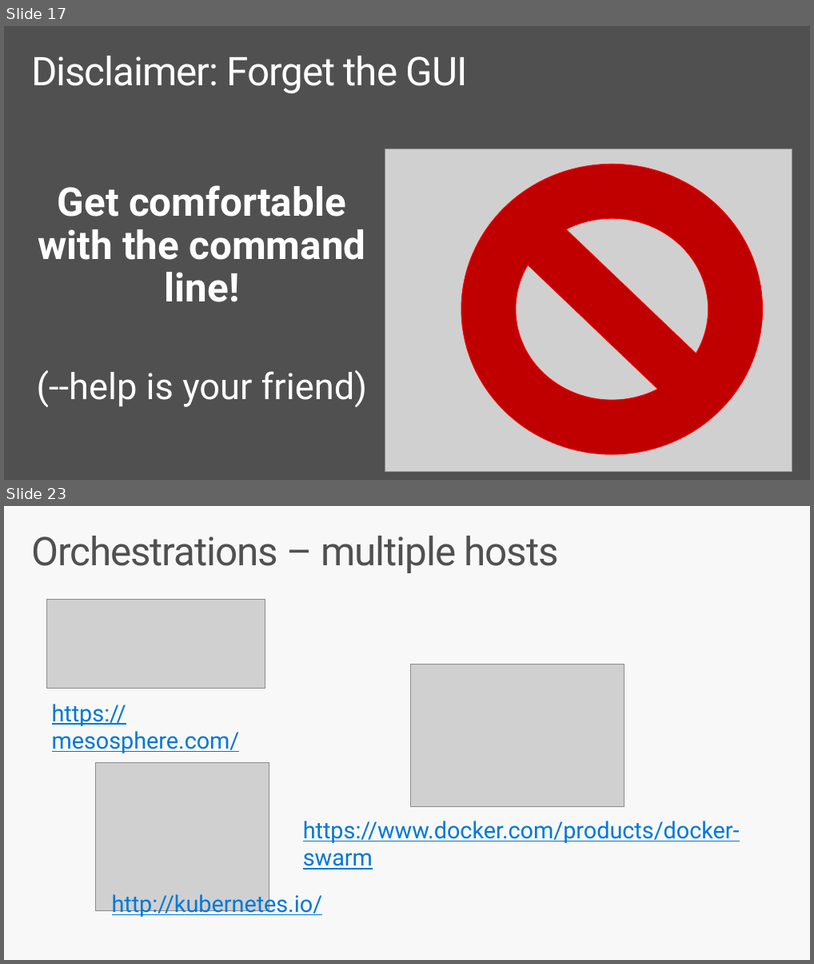
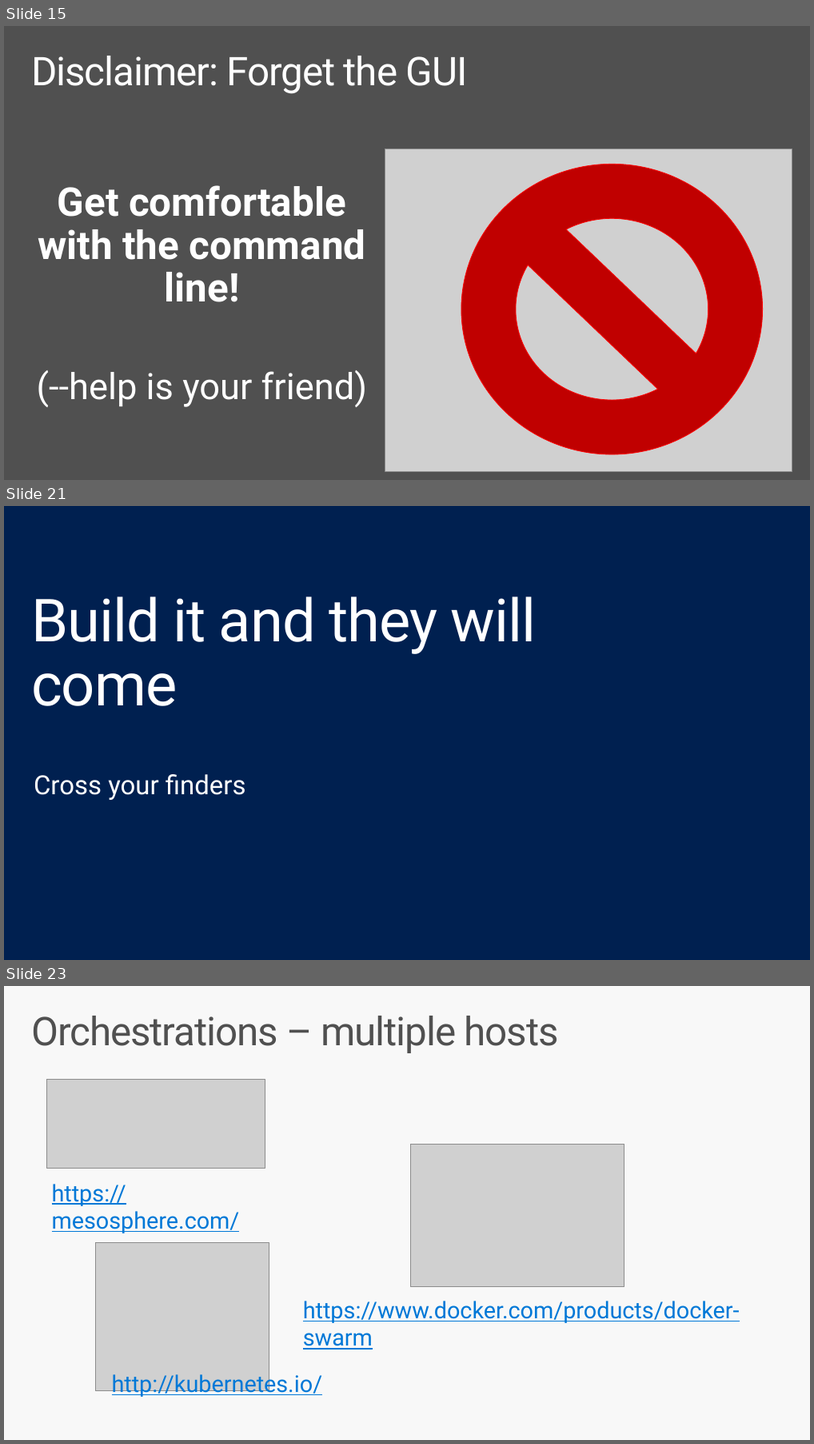
Before and after one commit to brentstineman/PersonalStuff, a slide deck: Presentations/ContainersForWindowsDevs.pptx. Shown one above the other, each under a label of ours: slides 17 and 23 before the commit, slides 15, 21 and 23 after it; the slides between them are not shown. The pictures are 814x964 and 814x1444 pixels, drawn with LibreOffice and Linux fonts; fonts in the diff are those of the drawing; grey boxes stand for pictures. Boxes give left, top, right and bottom in pixels: in the first picture for what was removed or moved away, otherwise in the second. Text is boxed around its words. In the diff, an @@ line names an element or a change of style, - is before the commit and + after.

```diff
--- a/Presentations/ContainersForWindowsDevs.pptx
+++ b/Presentations/ContainersForWindowsDevs.pptx
@@ slide 21 added at (x1=4, y1=506, x2=810, y2=960), background #002050 @@
@@ title added at (x1=31, y1=596, x2=536, y2=706), 72 pt, text #FFFFFF @@
+Build it and they will come
@@ text added at (x1=34, y1=774, x2=246, y2=800), 32 pt, text #FFFFFF @@
+Cross your finders
@@ what was slide 17 is now slide 15 @@
```
Also in this commit, not shown: 13 slides changed, 1 slide removed, 1 other file.
